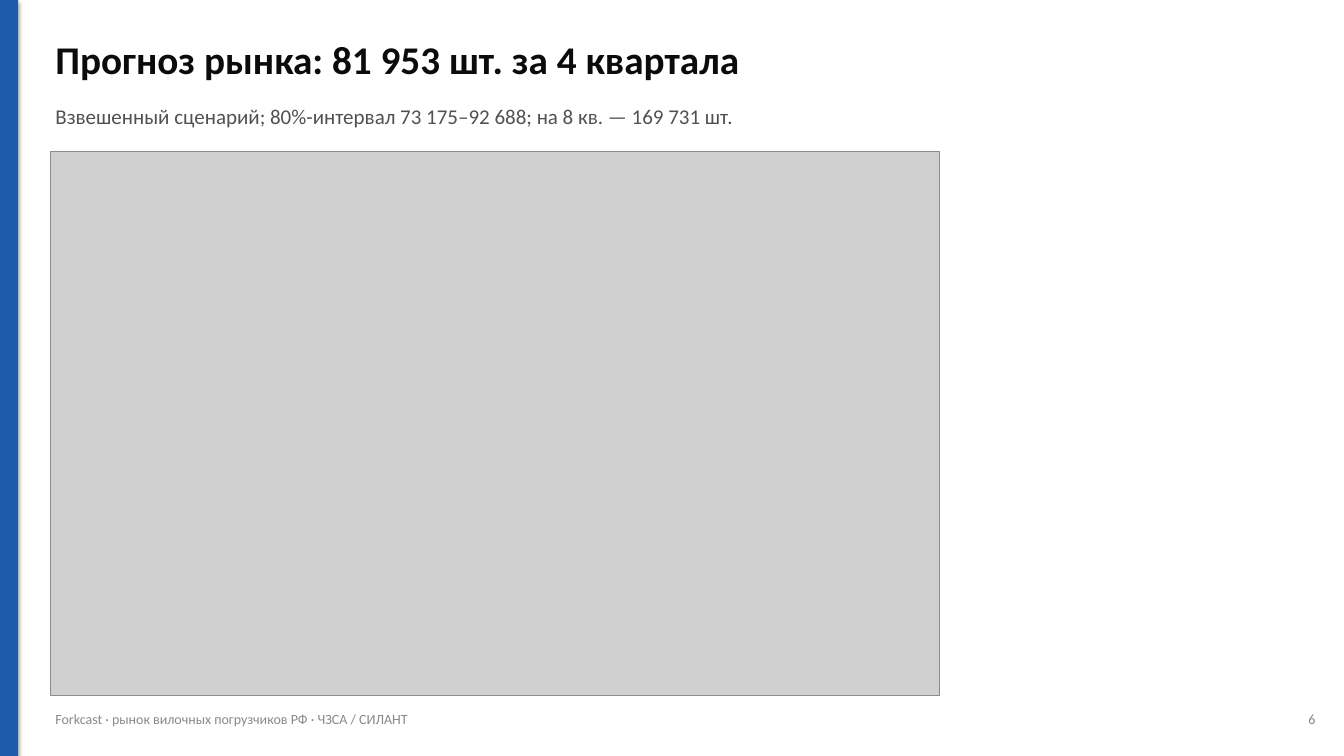
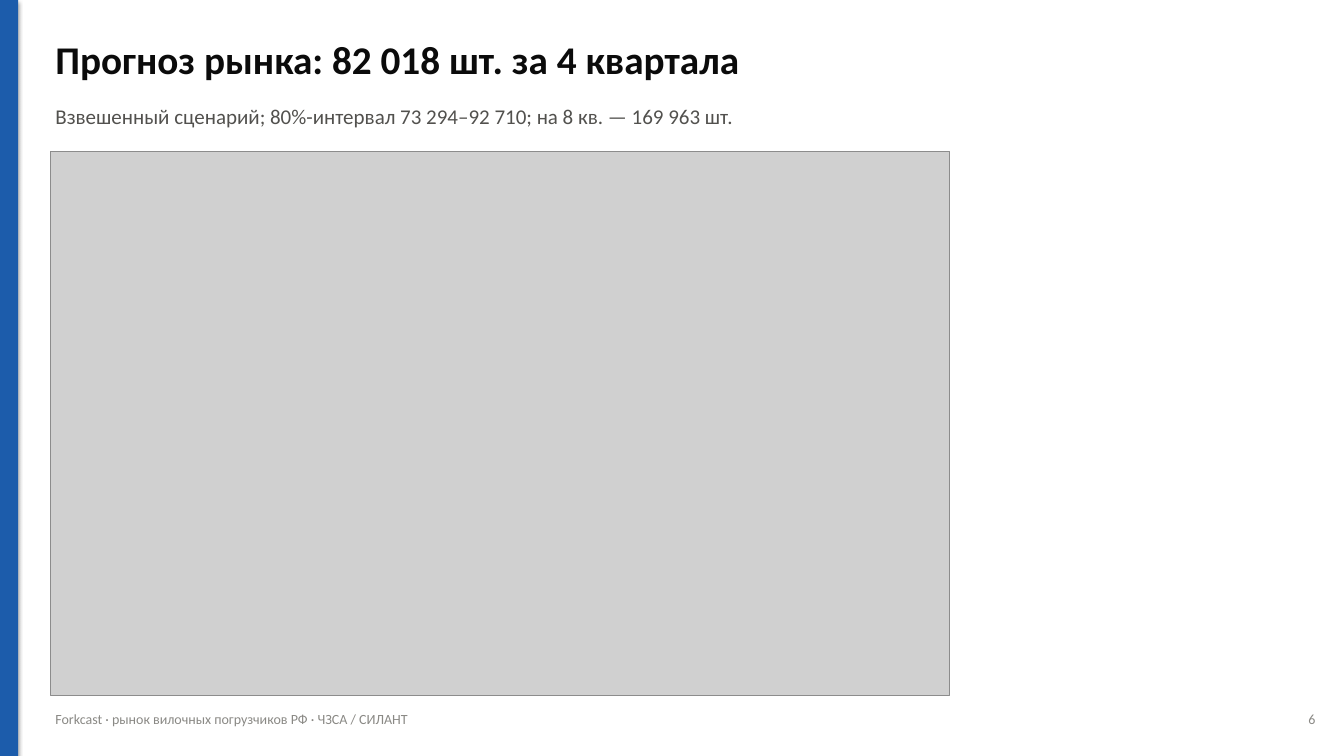
Before and after one commit to Anton-Sergeev-EA/Forkcast, a slide deck: slide 6 of reports/forkcast_presentation.pptx. Drawn at 1344x756 pixels with LibreOffice and Linux fonts; fonts in the diff are those of the drawing; grey boxes stand for pictures. Boxes give left, top, right and bottom in pixels: in the first picture for what was removed or moved away, otherwise in the second. Text is boxed around its words. In the diff, an @@ line names an element or a change of style, - is before the commit and + after.

```diff
--- a/reports/forkcast_presentation.pptx
+++ b/reports/forkcast_presentation.pptx
@@ text at bbox=[55, 47, 740, 80]: text changed @@
-Прогноз рынка: 81 953 шт. за 4 квартала
+Прогноз рынка: 82 018 шт. за 4 квартала
@@ text at bbox=[55, 109, 733, 128]: text changed @@
-Взвешенный сценарий; 80%-интервал 73 175–92 688; на 8 кв. — 169 731 шт.
+Взвешенный сценарий; 80%-интервал 73 294–92 710; на 8 кв. — 169 963 шт.
@@ picture: place and size @@
-picture at bbox=[50, 151, 940, 696]
+picture at bbox=[50, 151, 950, 696]
```
Also in this commit, not shown: 4 other slides changed, 21 other files.
